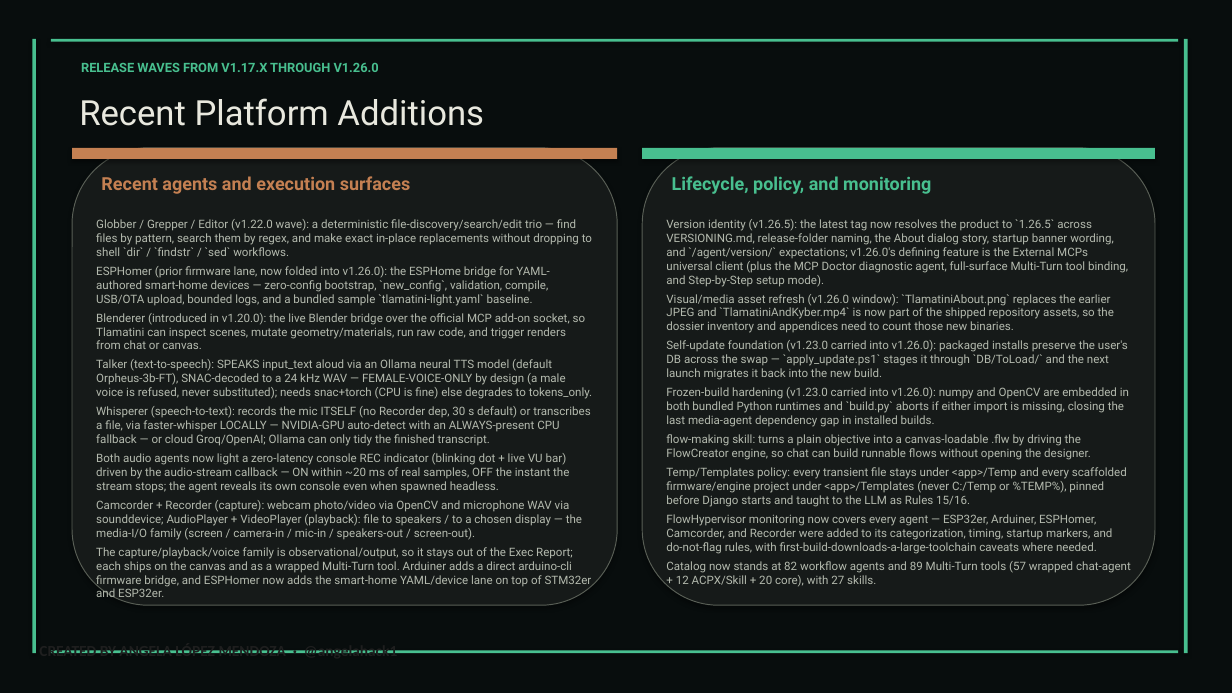
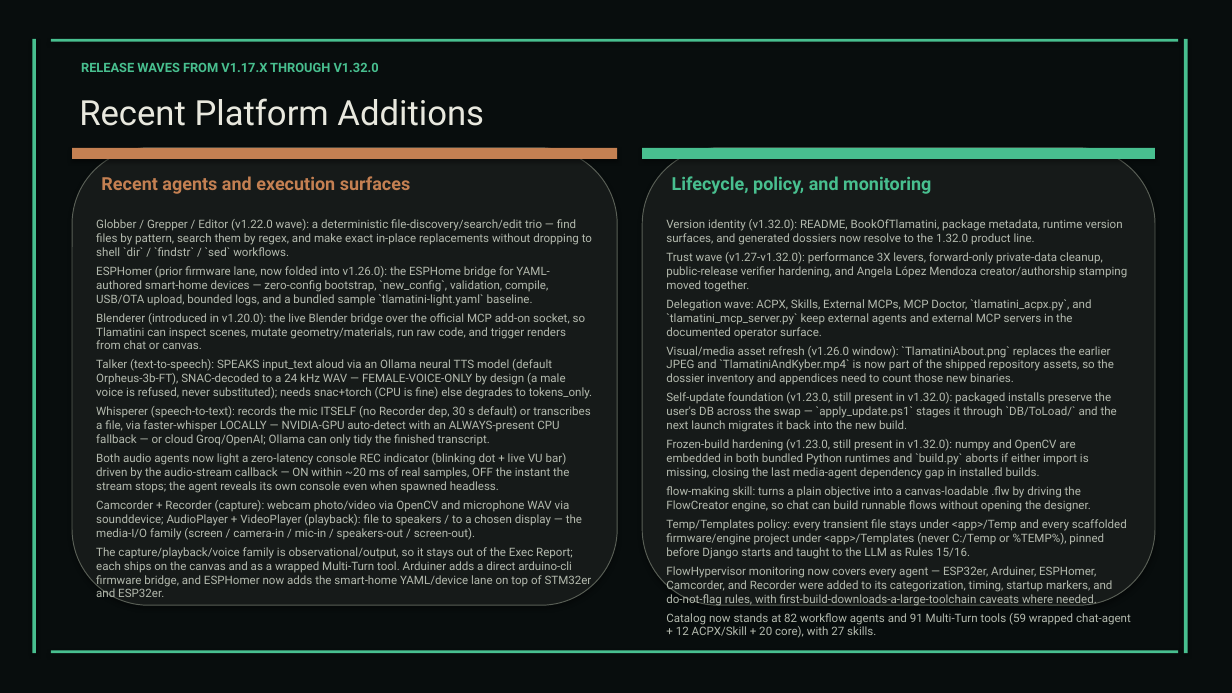
Before and after one commit to XAIHT/Tlamatini, a slide deck: slide 70 of Tlamatini_eXtended_Artificial_Intelligence_Humanly_Tempered.pptx. Drawn at 1232x693 pixels with LibreOffice and Linux fonts; fonts in the diff are those of the drawing. Boxes give left, top, right and bottom in pixels: in the first picture for what was removed or moved away, otherwise in the second. Text is boxed around its words. In the diff, an @@ line names an element or a change of style, - is before the commit and + after.

```diff
--- a/Tlamatini_eXtended_Artificial_Intelligence_Humanly_Tempered.pptx
+++ b/Tlamatini_eXtended_Artificial_Intelligence_Humanly_Tempered.pptx
@@ text at box(81, 62, 379, 72): text changed @@
-RELEASE WAVES FROM V1.17.X THROUGH V1.26.0
+RELEASE WAVES FROM V1.17.X THROUGH V1.32.0
@@ text at box(666, 219, 1127, 339): text changed @@
-Version identity (v1.26.5): the latest tag now resolves the product to `1.26.5` across VERSIONING.md, release-folder naming, the About dialog story, startup banner wording, and `/agent/version/` expectations; v1.26.0's defining feature is the External MCPs universal client (plus the MCP Doctor diagnostic agent, full-surface Multi-Turn tool binding, and Step-by-Step setup mode).
+Version identity (v1.32.0): README, BookOfTlamatini, package metadata, runtime version surfaces, and generated dossiers now resolve to the 1.32.0 product line.
+Trust wave (v1.27-v1.32.0): performance 3X levers, forward-only private-data cleanup, public-release verifier hardening, and Angela López Mendoza creator/authorship stamping moved together.
+Delegation wave: ACPX, Skills, External MCPs, MCP Doctor, `tlamatini_acpx.py`, and `tlamatini_mcp_server.py` keep external agents and external MCP servers in the documented operator surface.
@@ text at box(666, 392, 1117, 479): text changed @@
-Self-update foundation (v1.23.0 carried into v1.26.0): packaged installs preserve the user's DB across the swap — `apply_update.ps1` stages it through `DB/ToLoad/` and the next launch migrates it back into the new build.
-Frozen-build hardening (v1.23.0 carried into v1.26.0): numpy and OpenCV are embedded in both bundled Python runtimes and `build.py` aborts if either import is missing, closing the last media-agent dependency gap in installed builds.
+Self-update foundation (v1.23.0, still present in v1.32.0): packaged installs preserve the user's DB across the swap — `apply_update.ps1` stages it through `DB/ToLoad/` and the next launch migrates it back into the new build.
+Frozen-build hardening (v1.23.0, still present in v1.32.0): numpy and OpenCV are embedded in both bundled Python runtimes and `build.py` aborts if either import is missing, closing the last media-agent dependency gap in installed builds.
@@ text at box(666, 613, 1131, 638): text changed @@
-Catalog now stands at 82 workflow agents and 89 Multi-Turn tools (57 wrapped chat-agent + 12 ACPX/Skill + 20 core), with 27 skills.
+Catalog now stands at 82 workflow agents and 91 Multi-Turn tools (59 wrapped chat-agent + 12 ACPX/Skill + 20 core), with 27 skills.
@@ text removed at box(39, 650, 397, 653) @@
-CREATED BY ANGELA LÓPEZ MENDOZA · @angelahack1
```
Also in this commit, not shown: 109 other slides changed, 2 slides added, 2 slides removed, 1 other file.
